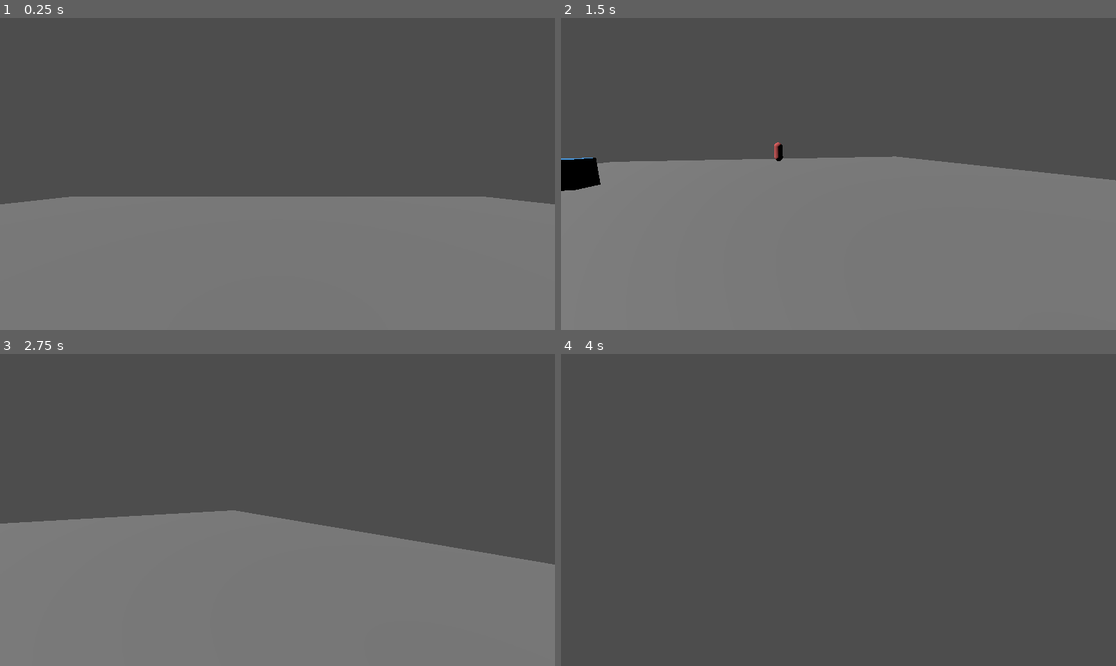
Above: before the commit, frames 1-4 (two rows, left to right).
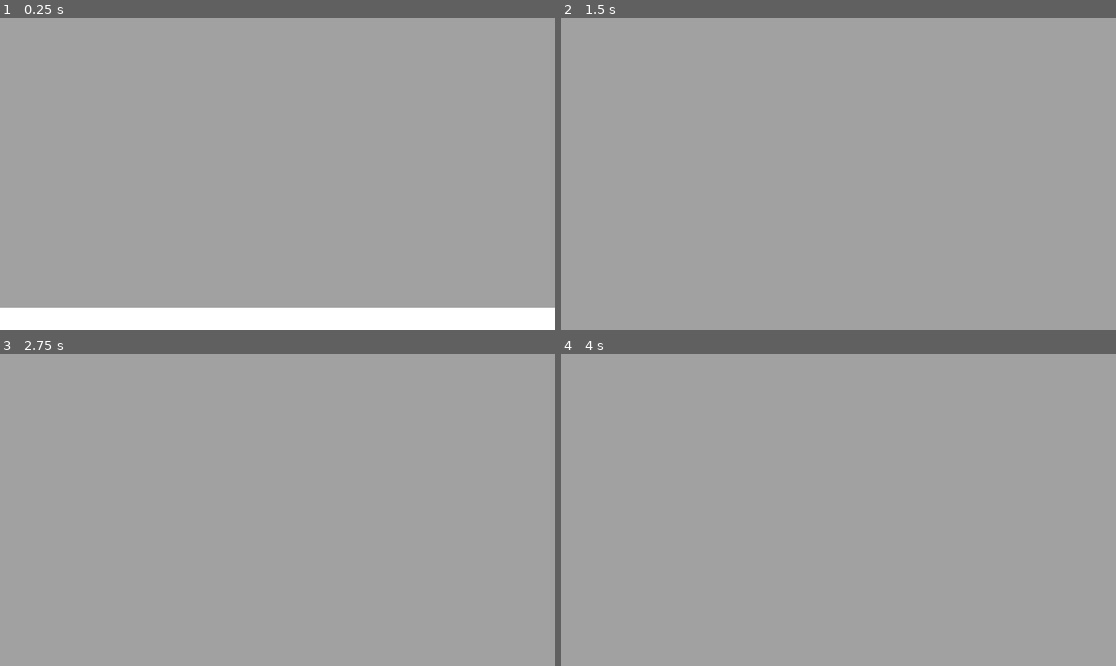
Above: after the commit, the same moments.

Repository: NeeravaNraj/ProjectX
Game: Godot game, scene res://components/levels/test_level.tscn
Two runs of this game, one before a commit and one after it. Both use one fixed random seed, a clock stepped at 60 frames per second and the inputs below. Before the commit the project starts from res://components/test_grounds.tscn.
Inputs (mouse positions are in pixels of both pictures, inside the frame that each line leads up to):
- Up to frame 1 (0.25 s): no input
- Up to frame 2 (1.5 s): tap Enter at 0.5 s; move the mouse to (960, 158) at 0.52 s; press the mouse at (960, 158) at 0.53 s; hold D (move_right) 0.53-1.28 s; tap Space (jump) at 0.77 s; move the mouse to (810, 174) at 1.27 s; release the mouse at (810, 174) at 1.28 s; hold W (move_up) from 1.28 s (still down); click (810, 174) at 1.35 s
- Up to frame 3 (2.75 s): keep holding W (move_up); tap Space (jump) at 1.52 s; move the mouse to (288, 503) at 2.02 s; press the mouse at (288, 503) at 2.03 s
- Up to frame 4 (4 s): keep holding W (move_up); move the mouse to (832, 516) at 2.77 s; release the mouse at (832, 516) at 2.78 s; click (832, 516) at 2.85 s; tap Space (jump) at 3.02, 3.77 s; move the mouse to (877, 513) at 3.52 s; press the mouse at (877, 513) at 3.53 s

The runs differ from the first frame. In frame 1, 100% of the frame differs, in the area x 0-100%, y 0-100%; in frame 2, 100%; in frame 3, 100%; in frame 4, 100%.

Commit message:
Test level

Diff:
--- a/components/character/player.gd
+++ b/components/character/player.gd
@@ -1,7 +1,7 @@
 extends CharacterBody3D
 
 @export_group("Camera")
-@export_range(0.0, 1.0) var mouse_sens := 0.25
+@export_range(0.0, 1.0) var mouse_sens := 0.75
 
 @export_group("Movement")
 @export var jump_power := 8.0
--- a/components/test_grounds.tscn
+++ b/components/levels/test_grounds.tscn
@@ -19,20 +19,20 @@
 
 [node name="TestGrounds" type="Node3D" unique_id=914008392]
 
-[node name="Player" parent="." unique_id=1186516781 instance=ExtResource("1_4bp7h")]
+[node name="Player" parent="." unique_id=1186516781 instance=ExtResource("1_5b623")]
 transform = Transform3D(1, 0, 0, 0, 1, 0, 0, 0, 1, 0, 1.5160117, 0)
 
-[node name="Enemy" parent="." unique_id=281801696 node_paths=PackedStringArray("world") instance=ExtResource("2_pnrv2")]
+[node name="Enemy" parent="." unique_id=281801696 node_paths=PackedStringArray("world") instance=ExtResource("2_h5kbx")]
 transform = Transform3D(1, 0, 0, 0, 1, 0, 0, 0, 1, -11.646647, 1.506925, 0)
 world = NodePath("..")
 
-[node name="StaticBody3D" type="StaticBody3D" parent="." unique_id=1897176082]
+[node name="Floor" type="StaticBody3D" parent="." unique_id=1897176082]
 
-[node name="CollisionShape3D" type="CollisionShape3D" parent="StaticBody3D" unique_id=1768413376]
+[node name="CollisionShape3D" type="CollisionShape3D" parent="Floor" unique_id=1768413376]
 transform = Transform3D(1.0000001, 0, 0, 0, 1, 0, 0, 0, 1.0000001, 0, 0, 0)
-shape = SubResource("BoxShape3D_pnrv2")
+shape = SubResource("BoxShape3D_5b623")
 
-[node name="MeshInstance3D" type="MeshInstance3D" parent="StaticBody3D" unique_id=1588583536]
+[node name="MeshInstance3D" type="MeshInstance3D" parent="Floor" unique_id=1588583536]
 transform = Transform3D(1.0000001, 0, 0, 0, 1, 0, 0, 0, 1.0000001, 0, 0, 0)
 mesh = SubResource("BoxMesh_1pwvt")
 
--- /dev/null
+++ b/components/levels/test_level.tscn
@@ -0,0 +1,87 @@
+[gd_scene format=3 uid="uid://cqkdv40k1wg62"]
+
+[ext_resource type="PackedScene" uid="uid://chnlwpgv4jjbn" path="res://components/character/player.tscn" id="1_1mtom"]
+
+[sub_resource type="Environment" id="Environment_1mtom"]
+background_energy_multiplier = 2.1
+
+[sub_resource type="NavigationMesh" id="NavigationMesh_jkjpr"]
+
+[sub_resource type="StandardMaterial3D" id="StandardMaterial3D_1mtom"]
+
+[node name="TestLevel" type="Node3D" unique_id=379384066]
+
+[node name="WorldEnvironment" type="WorldEnvironment" parent="." unique_id=592416932]
+environment = SubResource("Environment_1mtom")
+
+[node name="EnemyNavigationRegion" type="NavigationRegion3D" parent="." unique_id=168509107]
+navigation_mesh = SubResource("NavigationMesh_jkjpr")
+
+[node name="CSGBoxes" type="Node3D" parent="." unique_id=1200559265]
+
+[node name="Wall1" type="CSGBox3D" parent="CSGBoxes" unique_id=1969706077]
+transform = Transform3D(-4.371139e-08, 0, -1, 0, 1, 0, 1, 0, -4.371139e-08, -12, 2, -10)
+use_collision = true
+size = Vector3(5, 4, 1)
+material = SubResource("StandardMaterial3D_1mtom")
+
+[node name="Wall2" type="CSGBox3D" parent="CSGBoxes" unique_id=2105813452]
+transform = Transform3D(-4.371139e-08, 0, -1, 0, 1, 0, 1, 0, -4.371139e-08, 0, 2, 0)
+use_collision = true
+size = Vector3(5, 4, 1)
+material = SubResource("StandardMaterial3D_1mtom")
+
+[node name="Wall3" type="CSGBox3D" parent="CSGBoxes" unique_id=2028626983]
+transform = Transform3D(-4.371139e-08, 0, -1, 0, 1, 0, 1, 0, -4.371139e-08, 0, 2, 5)
+use_collision = true
+size = Vector3(5, 4, 1)
+material = SubResource("StandardMaterial3D_1mtom")
+
+[node name="Wall4" type="CSGBox3D" parent="CSGBoxes" unique_id=325116983]
+transform = Transform3D(-4.371139e-08, 0, -1, 0, 1, 0, 1, 0, -4.371139e-08, 0, 2, -5)
+use_collision = true
+size = Vector3(5, 4, 1)
+material = SubResource("StandardMaterial3D_1mtom")
+
+[node name="Wall5" type="CSGBox3D" parent="CSGBoxes" unique_id=1958253140]
+transform = Transform3D(-4.371139e-08, 0, -1, 0, 1, 0, 1, 0, -4.371139e-08, 0, 2, -10)
+use_collision = true
+size = Vector3(5, 4, 1)
+material = SubResource("StandardMaterial3D_1mtom")
+
+[node name="Wall6" type="CSGBox3D" parent="CSGBoxes" unique_id=1315331011]
+transform = Transform3D(-4.371139e-08, 0, -1, 0, 1, 0, 1, 0, -4.371139e-08, -12, 2, -5)
+use_collision = true
+size = Vector3(5, 4, 1)
+material = SubResource("StandardMaterial3D_1mtom")
+
+[node name="Wall7" type="CSGBox3D" parent="CSGBoxes" unique_id=73528098]
+transform = Transform3D(-4.371139e-08, 0, -1, 0, 1, 0, 1, 0, -4.371139e-08, -12, 2, 0)
+use_collision = true
+size = Vector3(5, 4, 1)
+material = SubResource("StandardMaterial3D_1mtom")
+
+[node name="Wall8" type="CSGBox3D" parent="CSGBoxes" unique_id=591553558]
+transform = Transform3D(-4.371139e-08, 0, -1, 0, 1, 0, 1, 0, -4.371139e-08, -12, 2, 5)
+use_collision = true
+size = Vector3(5, 4, 1)
+material = SubResource("StandardMaterial3D_1mtom")
+
+[node name="Wall9" type="CSGBox3D" parent="CSGBoxes" unique_id=1371188483]
+transform = Transform3D(-4.371139e-08, 0, -1, 0, 1, 0, 1, 0, -4.371139e-08, -12, 2, 10)
+use_collision = true
+size = Vector3(5, 4, 1)
+material = SubResource("StandardMaterial3D_1mtom")
+
+[node name="Floor" type="CSGBox3D" parent="CSGBoxes" unique_id=1176804906]
+transform = Transform3D(1, 0, 0, 0, 1, 0, 0, 0, 1, 0, -0.5, 0)
+use_collision = true
+size = Vector3(25, 1, 25)
+material = SubResource("StandardMaterial3D_1mtom")
+
+[node name="Player" parent="." unique_id=1186516781 instance=ExtResource("1_1mtom")]
+transform = Transform3D(1, 0, 0, 0, 1, 0, 0, 0, 1, 8, 1, -10)
+
+[node name="Sun" type="DirectionalLight3D" parent="." unique_id=554838910]
+transform = Transform3D(0.70710677, 0.3535534, 0.6123724, 0, -0.8660254, 0.50000006, 0.70710677, -0.3535534, -0.6123724, 0, 7, 0)
+shadow_enabled = true
--- a/components/primitives/movement/velocity.gd
+++ b/components/primitives/movement/velocity.gd
@@ -3,8 +3,8 @@
 const DECELERATION_TARGET := Vector3.ZERO
 
 @export_range(0.0, 1000.0, 0.01, "or_greater", "hide_control") var max_speed: float = 10.0
-@export var acceleration_coef: float = 20.0
-@export var deceleration_coef: float = 20.0
+@export var acceleration_coef: float = 50.0
+@export var deceleration_coef: float = 50.0
 @export var gravity := -30.0
 
 var target: CharacterBody3D
--- a/project.godot
+++ b/project.godot
@@ -11,9 +11,13 @@
 [application]
 
 config/name="ProjectX"
-run/main_scene="uid://gq8s3rdkgjx5"
+run/main_scene="uid://cqkdv40k1wg62"
 config/features=PackedStringArray("4.6", "Forward Plus")
 config/icon="res://icon.svg"
+
+[display]
+
+window/vsync/vsync_mode=0
 
 [input]
 
Not shown: 1 places in components/levels/test_grounds.tscn that only renumber resources
